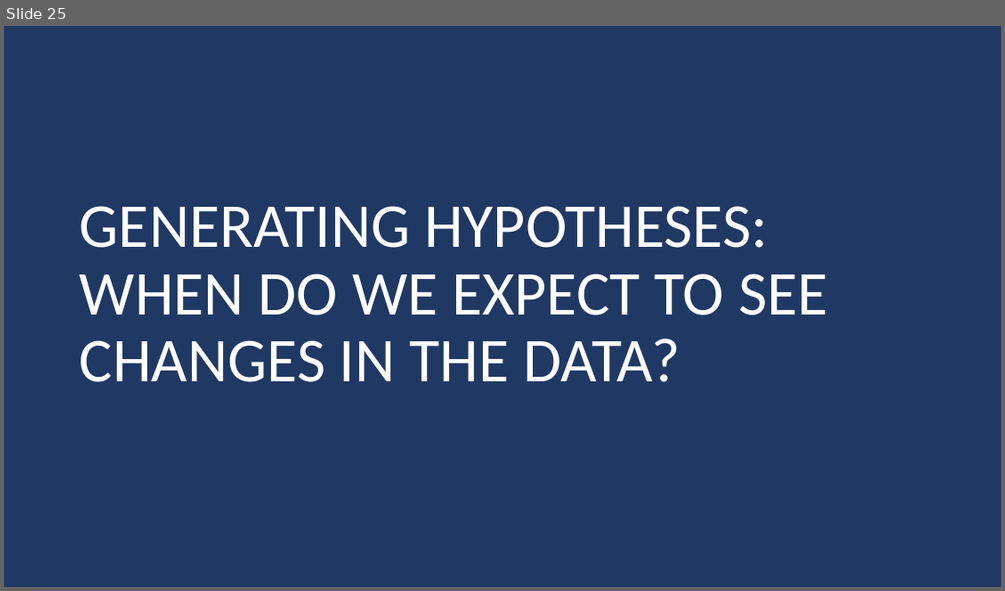
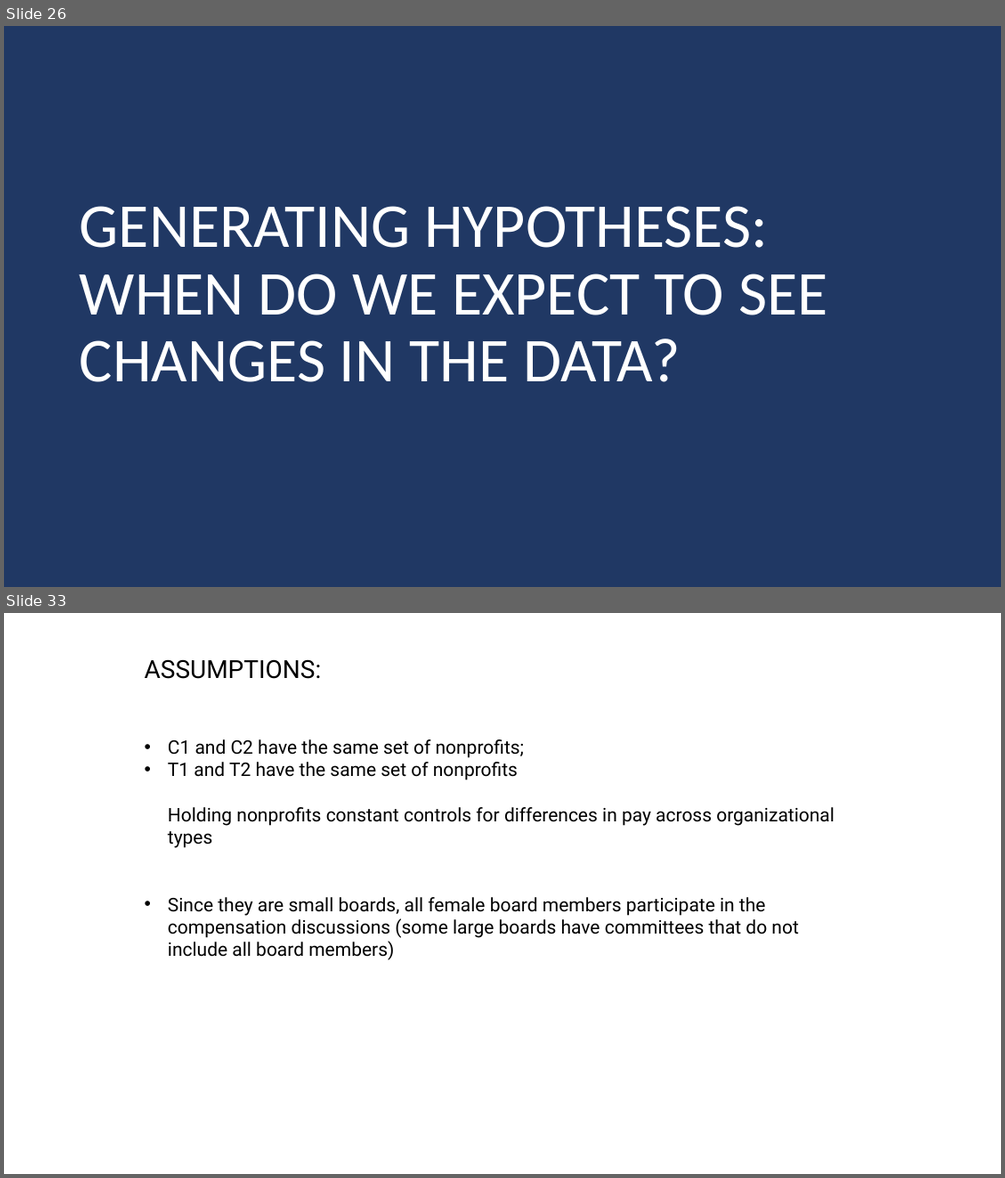
Before and after one commit to DS4PS/cpp-524-sum-2020, a slide deck: lectures/p-04-diagram-your-research-design.pptx. Shown one above the other, each under a label of ours: slide 25 before the commit, slides 26 and 33 after it; the slides between them are not shown. The pictures are 1005x591 and 1005x1178 pixels, drawn with LibreOffice and Linux fonts; fonts in the diff are those of the drawing. Boxes give left, top, right and bottom in pixels: in the first picture for what was removed or moved away, otherwise in the second. Text is boxed around its words. In the diff, an @@ line names an element or a change of style, - is before the commit and + after.

```diff
--- a/lectures/p-04-diagram-your-research-design.pptx
+++ b/lectures/p-04-diagram-your-research-design.pptx
@@ slide 33 added at [4,613,1001,1174], background #FFFFFF @@
@@ text added at [145,659,834,960], 18 pt, text #000000 @@
+ASSUMPTIONS:
+• C1 and C2 have the same set of nonprofits;
+• T1 and T2 have the same set of nonprofits
+  Holding nonprofits constant controls for differences in pay across organizational types
+• Since they are small boards, all female board members participate in the compensation discussions (some large boards have committees that do not include all board members)
@@ what was slide 25 is now slide 26 @@
```
Also in this commit, not shown: 6 slides changed, 11 other slides added.
